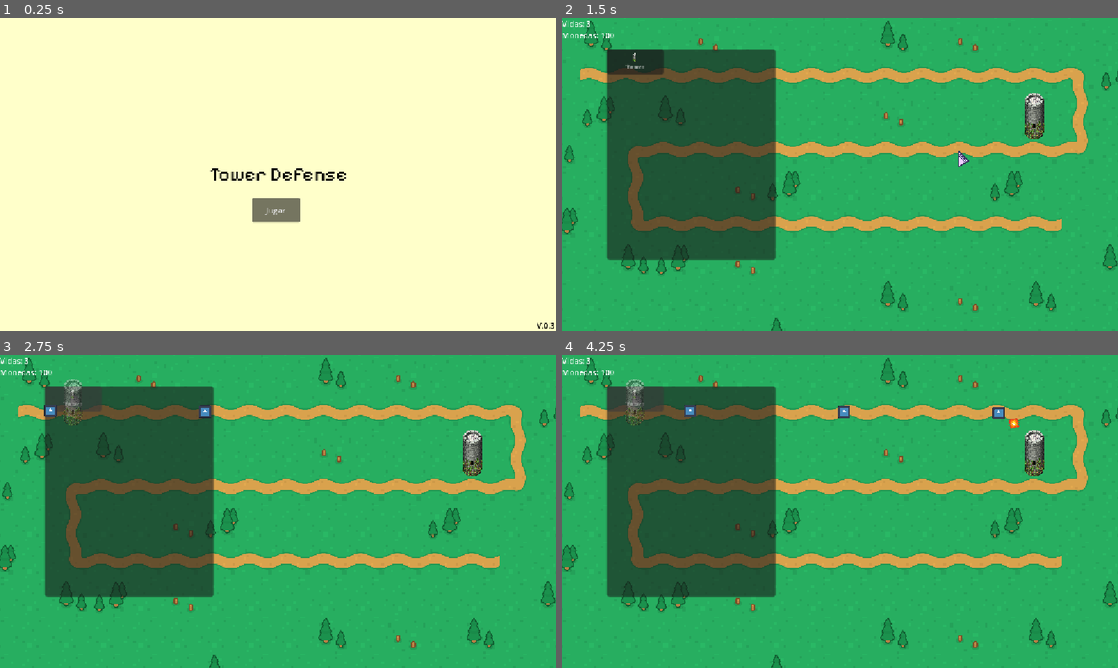
Above: before the commit, frames 1-4 (two rows, left to right).
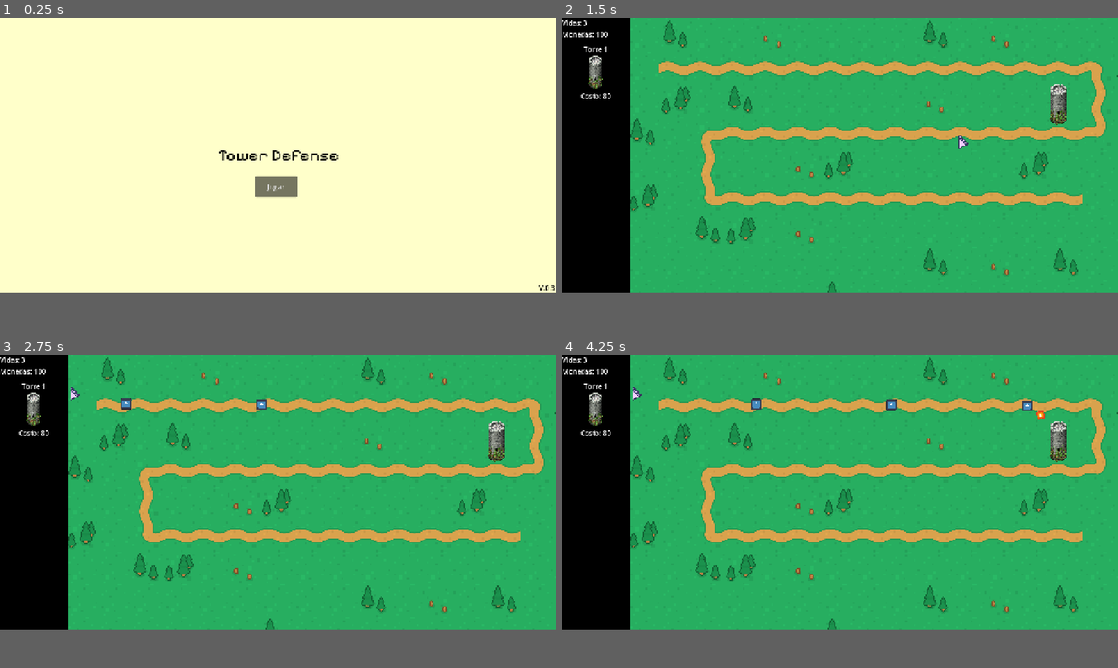
Above: after the commit, the same moments.

Repository: ntGeo/Godot_2
Game: Godot game, scene res://Scenes/menu_inicio.tscn
Two runs of this game, one before a commit and one after it. Both use one fixed random seed, a clock stepped at 60 frames per second and the inputs below. The engine's default icon, where the game draws it, is replaced by a stand-in: a white triangle on a blue panel in a dark square.
Inputs (mouse positions are in pixels of both pictures, inside the frame that each line leads up to):
- Up to frame 1 (0.25 s): no input
- Up to frame 2 (1.5 s): click "Jugar" at 0.5 s; tap Enter at 1.25 s; move the mouse to (962, 158) at 1.27 s; tap Tab (Tab) at 1.35 s; click (962, 158) at 1.42 s
- Up to frame 3 (2.75 s): click (72, 398) at 2 s, where only the run before the commit has a clickable "Tower"
- Up to frame 4 (4.25 s): click (634, 398) at 2.75 s, where only the run before the commit has a clickable "Tower"; click (634, 398) at 3.5 s, where only the run before the commit has a clickable "Tower"
In our replay, the window is 800x450 before the commit and 800x395 after it. These sizes can differ from the game's own. Grey fills any space a smaller window leaves; there, only what the larger window draws over its background counts as a difference.

The runs differ from the first frame. In frame 1, 1.9% of the frame differs, in the area x 37-100%, y 42-100%; in frame 2, 42%; in frame 3, 42%; in frame 4, 42%, in the area x 0-100%, y 0-100%.

Commit message:
Nuevo menú fijo para seleccionar torres

Diff:
--- a/tower-defense/Assets/Scripts/gestor_oleadas.gd
+++ b/tower-defense/Assets/Scripts/gestor_oleadas.gd
@@ -30,7 +30,7 @@
 
 func spawnear_enemigo():
 	var path_follow = PathFollow2D.new()
-	get_node("/root/mundo/Camino").add_child(path_follow)
+	get_node("/root/mundo/Juego/Camino").add_child(path_follow)
 
 	var enemigo = enemigo_scene.instantiate()
 	enemigo.path_follow = path_follow
--- a/tower-defense/Assets/Scripts/menu.gd
+++ b/tower-defense/Assets/Scripts/menu.gd
@@ -1,39 +1,43 @@
 extends Control
-var following_tower: Node2D = null  # persists across frames
-const  TORRE1 = preload("res://Scenes/torre1.tscn")
 
-#inicia el juego sin poder ver el menu
+var following_tower: Node2D = null
+const TORRE1 = preload("res://Scenes/torre1.tscn")
+
 func _ready() -> void:
-	visible = false
+	visible = true
+	size = Vector2(160, 648)
+	position = Vector2(0, 0)
+	print("Menu listo, visible: ", visible, " size: ", size, " pos: ", position)
 
 func _on_tower_1_pressed() -> void:
-		spawn_tower(TORRE1)
+	spawn_tower(TORRE1)
 
 func spawn_tower(tower_scene: PackedScene) -> void:
 	if following_tower:
-		following_tower.queue_free()  # remove any previous one first
-
+		following_tower.queue_free()
 	following_tower = tower_scene.instantiate()
 	get_tree().current_scene.add_child(following_tower)
-
-	# pause its logic and dim it while it's just a preview
 	following_tower.process_mode = Node.PROCESS_MODE_DISABLED
 	following_tower.modulate.a = 0.5
 
-# Al presionar tab sacar el menu de contruir
 func _process(_delta: float) -> void:
-	if Input.is_action_just_pressed("Tab") and visible == false:
-		visible = true
-	elif Input.is_action_just_pressed("Tab") and visible == true:
-		visible = false
+	$Contenido/LabelVidas.text = "Vidas: " + str(GameManager.vidas)
+	$Contenido/LabelMonedas.text = "Monedas: " + str(GameManager.monedas)
 
 	if following_tower:
-		following_tower.global_position = get_global_mouse_position()
+		var mouse_pos = get_tree().current_scene.get_canvas_transform().affine_inverse() * get_viewport().get_mouse_position()
+		following_tower.global_position = mouse_pos
+		#print("Torre siguiendo mouse: ", mouse_pos)
 
-func _unhandled_input(event: InputEvent) -> void:
+func _input(event: InputEvent) -> void:
 	if event is InputEventMouseButton and event.pressed and event.button_index == MOUSE_BUTTON_LEFT:
+		print("Clic detectado, following_tower: ", following_tower)
 		if following_tower:
-			# activate it properly now that it's being placed
 			following_tower.process_mode = Node.PROCESS_MODE_INHERIT
 			following_tower.modulate.a = 1.0
-			following_tower = null  # _process stops touching it, so it stays put
+			following_tower = null
+
+
+func _on_texture_rect_gui_input(event: InputEvent) -> void:
+	if event is InputEventMouseButton and event.pressed and event.button_index == MOUSE_BUTTON_LEFT:
+		spawn_tower(TORRE1)
--- a/tower-defense/Assets/Scripts/mundo.gd
+++ b/tower-defense/Assets/Scripts/mundo.gd
@@ -1,5 +1,4 @@
 extends Node2D
 
 func _process(delta):
-	$HUD/LabelVidas.text = "Vidas: " + str(GameManager.vidas)
-	$HUD/LabelMonedas.text = "Monedas: " + str(GameManager.monedas)
+	pass
--- a/tower-defense/Scenes/menu.tscn
+++ b/tower-defense/Scenes/menu.tscn
@@ -1,50 +1,71 @@
 [gd_scene format=3 uid="uid://dcx4xc13rutlg"]
 
-[ext_resource type="Texture2D" uid="uid://d1k0aoe7136cj" path="res://Assets/Sprites/menu.png" id="1_1rerr"]
 [ext_resource type="Script" uid="uid://dxceo5hh3cxu2" path="res://Assets/Scripts/menu.gd" id="1_158mb"]
-[ext_resource type="FontFile" uid="uid://cogrwyxw4keqf" path="res://Assets/Font/Jacquard12-Regular.ttf" id="2_xhh6f"]
 [ext_resource type="Texture2D" uid="uid://chou7paen7l5" path="res://Assets/Sprites/Tower 1.png" id="4_wwsa2"]
 
 [node name="menu" type="Control" unique_id=131983625]
 layout_mode = 3
-anchors_preset = 0
+anchors_preset = 9
+anchor_bottom = 1.0
+offset_right = 160.0
+grow_vertical = 2
 script = ExtResource("1_158mb")
 
-[node name="Sprite2D" type="Sprite2D" parent="." unique_id=1596925796]
-visible = false
-rotation = -3.1415925
-scale = Vector2(0.99999994, 1)
-texture = ExtResource("1_1rerr")
+[node name="Fondo" type="ColorRect" parent="." unique_id=167896565]
+layout_mode = 1
+anchors_preset = 15
+anchor_right = 1.0
+anchor_bottom = 1.0
+grow_horizontal = 2
+grow_vertical = 2
+color = Color(0, 0, 0, 1)
 
-[node name="MarginContainer" type="MarginContainer" parent="." unique_id=451024333]
-layout_mode = 0
-offset_left = -87.0
-offset_top = -123.0
-offset_right = 88.0
-offset_bottom = 95.0
+[node name="Contenido" type="VBoxContainer" parent="." unique_id=1349236190]
+layout_mode = 1
+anchors_preset = 15
+anchor_right = 1.0
+anchor_bottom = 1.0
+grow_horizontal = 2
+grow_vertical = 2
 
-[node name="Panel" type="Panel" parent="MarginContainer" unique_id=426262842]
+[node name="LabelVidas" type="Label" parent="Contenido" unique_id=1327611202]
+layout_mode = 2
+text = "Vidas: 3"
+
+[node name="LabelMonedas" type="Label" parent="Contenido" unique_id=1611138105]
+layout_mode = 2
+text = "Monedas: 100"
+
+[node name="HSeparator" type="HSeparator" parent="Contenido" unique_id=617193340]
 layout_mode = 2
 
-[node name="GridContainer" type="GridContainer" parent="MarginContainer" unique_id=352031910]
+[node name="GridContainer" type="GridContainer" parent="Contenido" unique_id=352031910]
+custom_minimum_size = Vector2(160, 0)
 layout_mode = 2
+size_flags_vertical = 0
 offset_transform_position = Vector2(7.945, 0)
 accessibility_region = true
-columns = 3
 
-[node name="tower_1" type="Button" parent="MarginContainer/GridContainer" unique_id=615617577]
+[node name="TorreItem1" type="VBoxContainer" parent="Contenido/GridContainer" unique_id=2086233724]
 layout_mode = 2
 size_flags_horizontal = 3
-size_flags_vertical = 0
-offset_transform_position = Vector2(-14.845, -14.35)
-offset_transform_scale = Vector2(0.385, 0.385)
-theme_override_fonts/font = ExtResource("2_xhh6f")
-theme_override_font_sizes/font_size = 8
-text = "Tower"
-icon = ExtResource("4_wwsa2")
-icon_alignment = 1
-vertical_icon_alignment = 0
-expand_icon = true
-text_direction = 1
+alignment = 1
 
-[connection signal="pressed" from="MarginContainer/GridContainer/tower_1" to="." method="_on_tower_1_pressed"]
+[node name="LabelTorre1" type="Label" parent="Contenido/GridContainer/TorreItem1" unique_id=1113913889]
+layout_mode = 2
+text = "Torre 1"
+horizontal_alignment = 1
+
+[node name="TextureRect" type="TextureRect" parent="Contenido/GridContainer/TorreItem1" unique_id=1721109174]
+custom_minimum_size = Vector2(0, 80)
+layout_mode = 2
+texture = ExtResource("4_wwsa2")
+expand_mode = 2
+stretch_mode = 5
+
+[node name="CostoTorre1" type="Label" parent="Contenido/GridContainer/TorreItem1" unique_id=1626719935]
+layout_mode = 2
+text = "Costo: 80"
+horizontal_alignment = 1
+
+[connection signal="gui_input" from="Contenido/GridContainer/TorreItem1/TextureRect" to="." method="_on_texture_rect_gui_input"]
--- a/tower-defense/Scenes/mundo.tscn
+++ b/tower-defense/Scenes/mundo.tscn
@@ -68,16 +68,19 @@
 sources/0 = SubResource("TileSetAtlasSource_glouy")
 
 [node name="mundo" type="Node2D" unique_id=2078999226]
-position = Vector2(267, 311)
+position = Vector2(160, 311)
 scale = Vector2(2, 2)
 script = ExtResource("1_6ba58")
 
-[node name="Camino" type="Path2D" parent="." unique_id=1911852252]
+[node name="Juego" type="Node2D" parent="." unique_id=1071380470]
+position = Vector2(150, 0)
+
+[node name="Camino" type="Path2D" parent="Juego" unique_id=1911852252]
 z_index = 1
 scale = Vector2(2, 2)
 curve = SubResource("Curve2D_xwo6f")
 
-[node name="Recorrido" type="PathFollow2D" parent="Camino" unique_id=1084445962]
+[node name="Recorrido" type="PathFollow2D" parent="Juego/Camino" unique_id=1084445962]
 z_index = 1
 position = Vector2(-55.25, -49)
 rotation = -0.013157135
@@ -85,49 +88,52 @@
 rotates = false
 loop = false
 
-[node name="torre1" parent="." unique_id=1086746465 instance=ExtResource("2_uqtxj")]
+[node name="torre1" parent="Juego" unique_id=1086746465 instance=ExtResource("2_uqtxj")]
 z_index = 1
 y_sort_enabled = true
 position = Vector2(356.5, -57.5)
 
-[node name="Mapa" type="TileMapLayer" parent="." unique_id=1168250194]
+[node name="Mapa" type="TileMapLayer" parent="Juego" unique_id=1168250194]
 scale = Vector2(0.3, 0.3)
 tile_map_data = PackedByteArray("AAD8//v/AAACAAcAAAD9//v/AAACAAcAAAD+//v/AAACAAcAAAD///v/AAACAAcAAAAAAPv/AAACAAcAAAABAP …(2640 unchanged characters)…
 tile_set = SubResource("TileSet_slpbn")
 
-[node name="Label" type="Label" parent="." unique_id=1175366429]
+[node name="Label" type="Label" parent="Juego" unique_id=1175366429]
 unique_name_in_owner = true
 offset_top = -73.5
 offset_right = 40.0
 offset_bottom = -50.5
 scale = Vector2(4.760001, 4.760001)
 
-[node name="FinCamino" type="Area2D" parent="." unique_id=111627799]
+[node name="FinCamino" type="Area2D" parent="Juego" unique_id=111627799]
 script = ExtResource("4_glouy")
 
-[node name="CollisionPolygon2D" type="CollisionPolygon2D" parent="FinCamino" unique_id=463120672]
+[node name="CollisionPolygon2D" type="CollisionPolygon2D" parent="Juego/FinCamino" unique_id=463120672]
 position = Vector2(20, 0)
 polygon = PackedVector2Array(364.5, 29.5, 364, 87, 408.5, 87.5, 409, 29.5)
 
-[node name="HUD" type="CanvasLayer" parent="." unique_id=1312998376]
-
-[node name="LabelVidas" type="Label" parent="HUD" unique_id=1091348321]
-offset_right = 40.0
-offset_bottom = 23.0
-text = "Vidas: 3"
-
-[node name="LabelMonedas" type="Label" parent="HUD" unique_id=1109089954]
-offset_top = 24.0
-offset_right = 107.0
-offset_bottom = 47.0
-text = "Monedas: 100"
-
-[node name="GestorOleadas" type="Node" parent="." unique_id=463686908]
+[node name="GestorOleadas" type="Node" parent="Juego" unique_id=463686908]
 script = ExtResource("5_yf8a8")
 
-[node name="Node2D" parent="." unique_id=1981658740 instance=ExtResource("6_qxsm7")]
+[node name="Node2D" parent="Juego" unique_id=1981658740 instance=ExtResource("6_qxsm7")]
 position = Vector2(71, -63)
 
-[node name="menu" parent="." unique_id=131983625 instance=ExtResource("7_i8avv")]
+[node name="UILayer" type="CanvasLayer" parent="Juego" unique_id=884576201]
+layer = 10
 
-[connection signal="body_entered" from="FinCamino" to="." method="_on_area_2d_body_entered"]
+[node name="UIRoot" type="Control" parent="Juego/UILayer" unique_id=1606237713]
+layout_mode = 3
+anchors_preset = 15
+anchor_right = 1.0
+anchor_bottom = 1.0
+grow_horizontal = 2
+grow_vertical = 2
+
+[node name="menu" parent="Juego/UILayer/UIRoot" unique_id=131983625 instance=ExtResource("7_i8avv")]
+layout_mode = 1
+offset_left = 267.0
+offset_top = -177.0
+offset_right = 267.0
+offset_bottom = -665.0
+
+[connection signal="body_entered" from="Juego/FinCamino" to="." method="_on_area_2d_body_entered"]
--- a/tower-defense/project.godot
+++ b/tower-defense/project.godot
@@ -21,6 +21,7 @@
 
 [display]
 
+window/size/viewport_width=1312
 window/stretch/mode="canvas_items"
 window/stretch/aspect="ignore"
 
